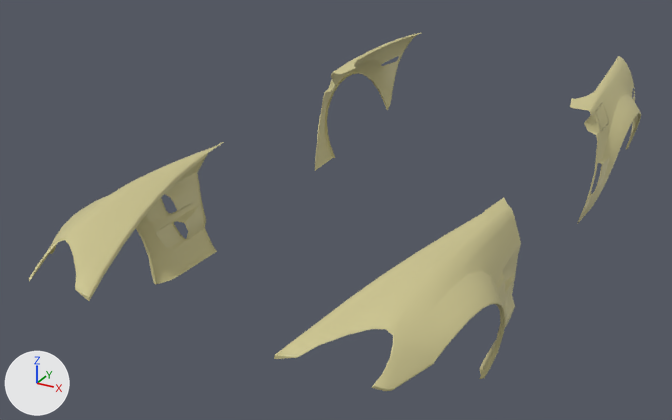
What one commit did to the FBX model Assets/_Gumball/Runtime/_Cars/Cars/ZR1_C6/Mesh/Zr1_Fender_03_Duco.fbx.
One viewpoint serves both versions: a 50 mm lens placed at (2.012, -4.29, 2.483), pointed at (-0.259, -0.162, 0.419). The lights are fixed; the arrows at lower left show +X, +Y and +Z. Where no turn or scale is listed for an object, it has been applied to the vertices.

Objects in the first picture: 'Zr1_Fender_03_Duco'.
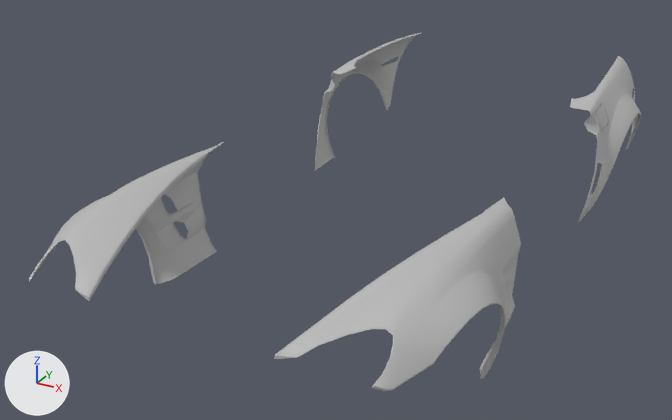
The newer file is also turned or shifted as a whole; pictures and numbers use the older file's frame.

Diff of the bpy script that builds the scene:
```diff
--- a/Assets/_Gumball/Runtime/_Cars/Cars/ZR1_C6/Mesh/Zr1_Fender_03_Duco.fbx.py
+++ b/Assets/_Gumball/Runtime/_Cars/Cars/ZR1_C6/Mesh/Zr1_Fender_03_Duco.fbx.py
@@ mat_lit @@
+mat_lit = principled_material('Lit')
+mat_lit.base_color = (0.5, 0.5, 0.5)  # grey #bcbcbc
+mat_lit.roughness = 0.553
@@ me_mesh @@
 # used by ob_zr1_fender_03_duco; location = (0.0, 0.0, 0.0)
-me_mesh.from_pydata(...)  # 1304 vertices, 1210 faces; spans x -1.01..1.01, y -1.89..1.98, z 0.16..0.94
+me_mesh.from_pydata(...)  # 1304 vertices, 2232 faces; spans x -1.01..1.01, y -1.89..1.98, z 0.16..0.94
+# me_mesh part 1: 166 faces spanning x -1.0..1.0, y -1.89..1.95, z 0.16..0.91 switch from mat_zr1_duco_mat (beige #cec690) to mat_lit (grey #bcbcbc)
```

Location of each change, [x1, y1, x2, y2] in pixels of the pictures (672 x 420 px):
part 1 of me_mesh, recoloured (beige to grey): [52, 44, 635, 388] in both
